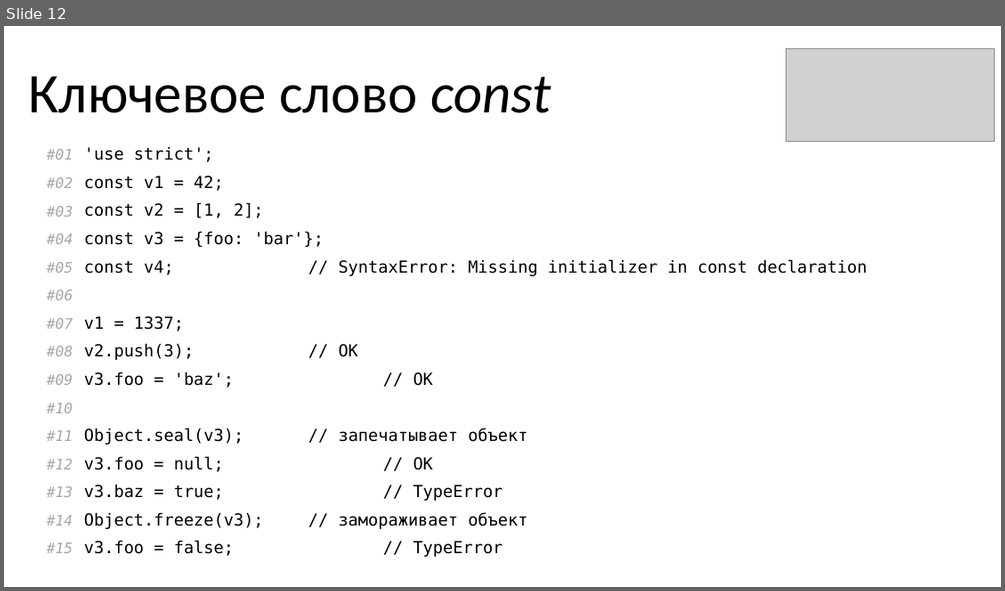
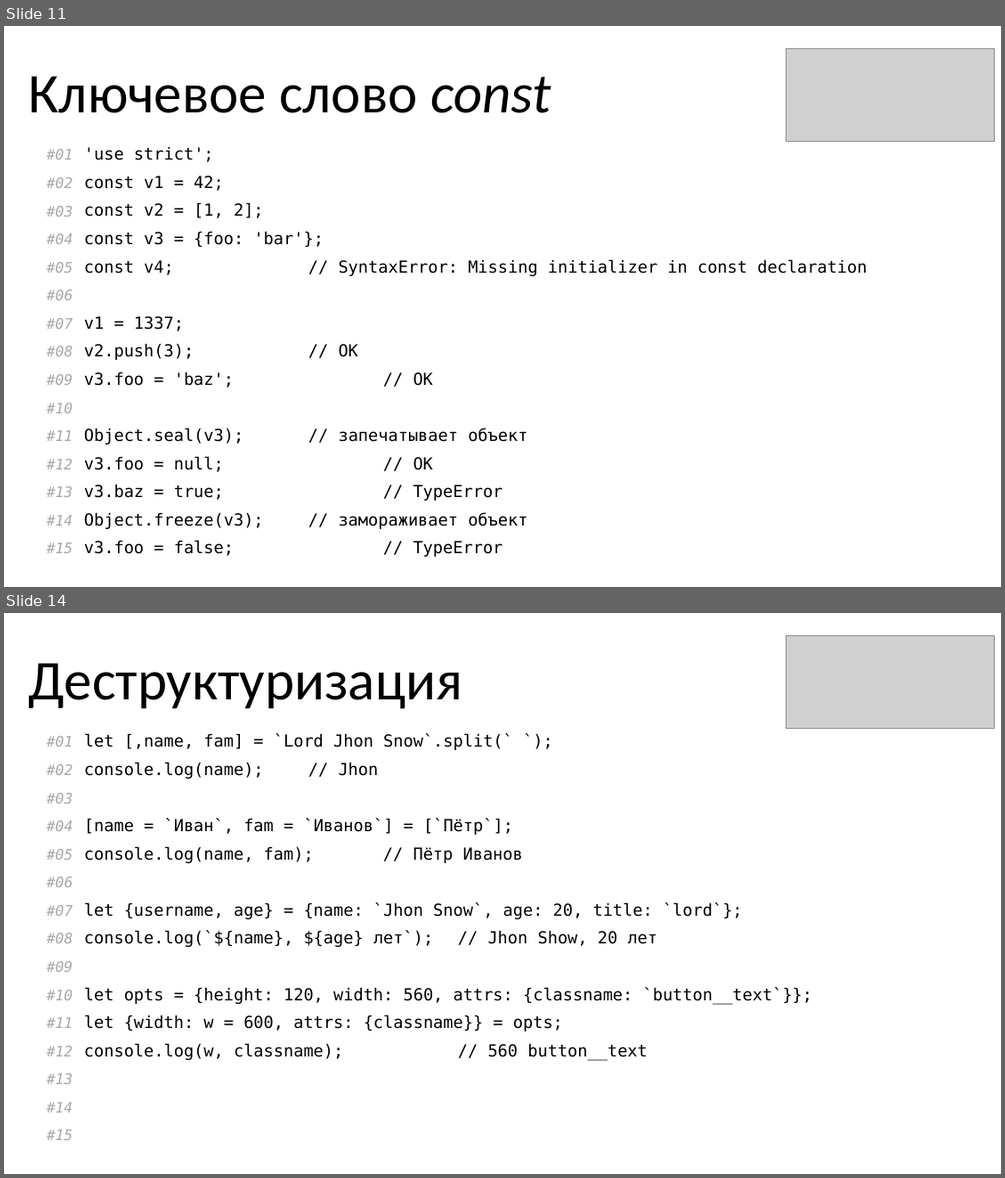
Before and after one commit to KOPTE3/modern-es, a slide deck: Modern ES.pptx. Shown one above the other, each under a label of ours: slide 12 before the commit, slides 11 and 14 after it; the slides between them are not shown. The pictures are 1005x591 and 1005x1178 pixels, drawn with LibreOffice and Linux fonts; fonts in the diff are those of the drawing; grey boxes stand for pictures. Boxes give left, top, right and bottom in pixels: in the first picture for what was removed or moved away, otherwise in the second. Text is boxed around its words. In the diff, an @@ line names an element or a change of style, - is before the commit and + after.

```diff
--- a/Modern ES.pptx
+++ b/Modern ES.pptx
@@ slide 14 added at (4, 613, 1001, 1174), background #FFFFFF @@
@@ picture added at (786, 636, 994, 728) @@
@@ title added at (29, 663, 462, 709), 54 pt, text #000000 @@
+Деструктуризация
@@ table added at (21, 728, 880, 1150), 15 rows, 2 columns @@
+#01 | let [,name, fam] = `Lord Jhon Snow`.split(` `);
+#02 | console.log(name); // Jhon
+#03 | 
+#04 | [name = `Иван`, fam = `Иванов`] = [`Пётр`];
+#05 | console.log(name, fam); // Пётр Иванов
+#06 | 
+#07 | let {username, age} = {name: `Jhon Snow`, age: 20, title: `lord`};
+#08 | console.log(`${name}, ${age} лет`); // Jhon Show, 20 лет
+#09 | 
+#10 | let opts = {height: 120, width: 560, attrs: {classname: `button__text`}};
+#11 | let {width: w = 600, attrs: {classname}} = opts;
+#12 | console.log(w, classname); // 560 button__text
+#13 | 
+#14 | 
+#15 | 
@@ what was slide 12 is now slide 11 @@
```
Also in this commit, not shown: 6 slides changed, 21 other slides added, 1 slide removed.
